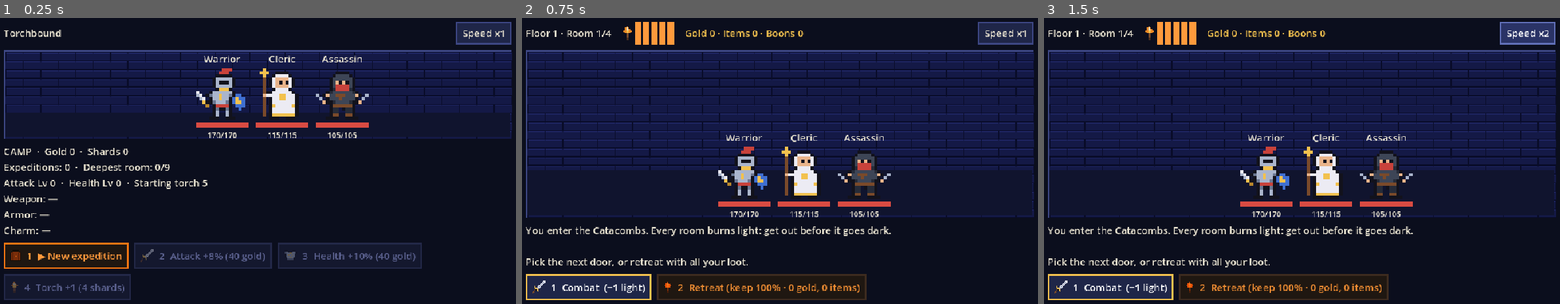
Above: before the commit, frames 1-3 (left to right).
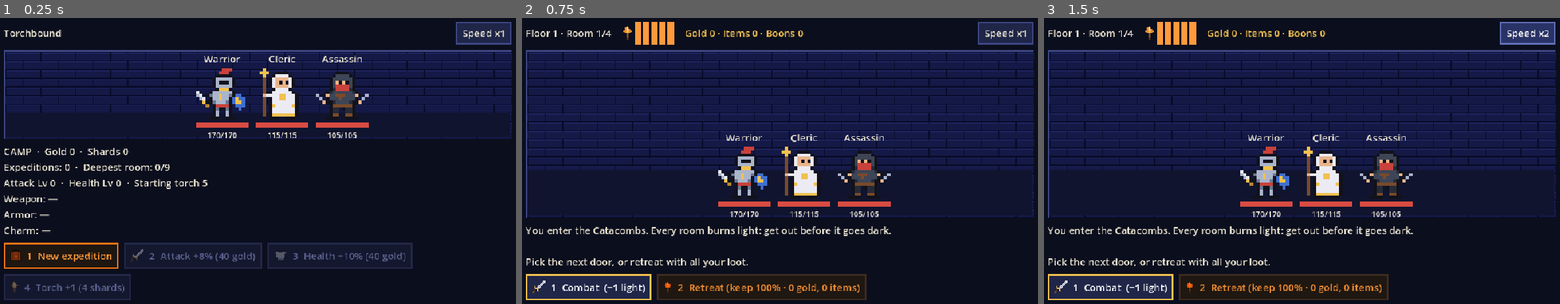
Above: after the commit, the same moments.

Repository: Morimx/emberdelve
Game: Godot game, scene res://scenes/main.tscn
The game is run twice, just before and just after one commit, with the same random seed, the same clock (stepped at 60 frames per second) and the same inputs.
Inputs:
- Up to frame 1 (0.25 s): no input
- Up to frame 2 (0.75 s): click "1 ▶ New expedition" (after the commit: "1 New expedition") at 0.5 s
- Up to frame 3 (1.5 s): click "Speed x1" at 1.25 s

The runs differ from the first frame. In frame 1, 1.3% of the frame differs, in the area x 7-82%, y 78-88%; in frame 2, nothing differs; in frame 3, nothing differs.

Commit message:
Preset de exportación web sin hilos
- export_presets.cfg: preset "Web" single-threaded (sin COOP/COEP), excluye
  tests/ y exporta a build/web/.
- Quita el símbolo ▶ que la fuente del build web no tiene.

Diff:
--- a/scripts/ui/main.gd
+++ b/scripts/ui/main.gd
@@ -113,7 +113,7 @@
 	_info.text = "\n".join(lines)
 
 	_clear_actions()
-	_add_action(tr("▶ New expedition"), _start_expedition, false, SpriteBank.icon(&"door")).modulate = TORCH
+	_add_action(tr("New expedition"), _start_expedition, false, SpriteBank.icon(&"door")).modulate = TORCH
 	_add_action(tr("Attack +8%% (%d gold)") % meta.upgrade_cost(&"attack"), _on_upgrade.bind(&"attack"), not meta.can_upgrade(&"attack"), SpriteBank.icon(&"weapon"))
 	_add_action(tr("Health +10%% (%d gold)") % meta.upgrade_cost(&"hp"), _on_upgrade.bind(&"hp"), not meta.can_upgrade(&"hp"), SpriteBank.icon(&"armor"))
 	if meta.torch_level < MetaState.MAX_TORCH_LEVEL:
Not shown, added: export_presets.cfg
